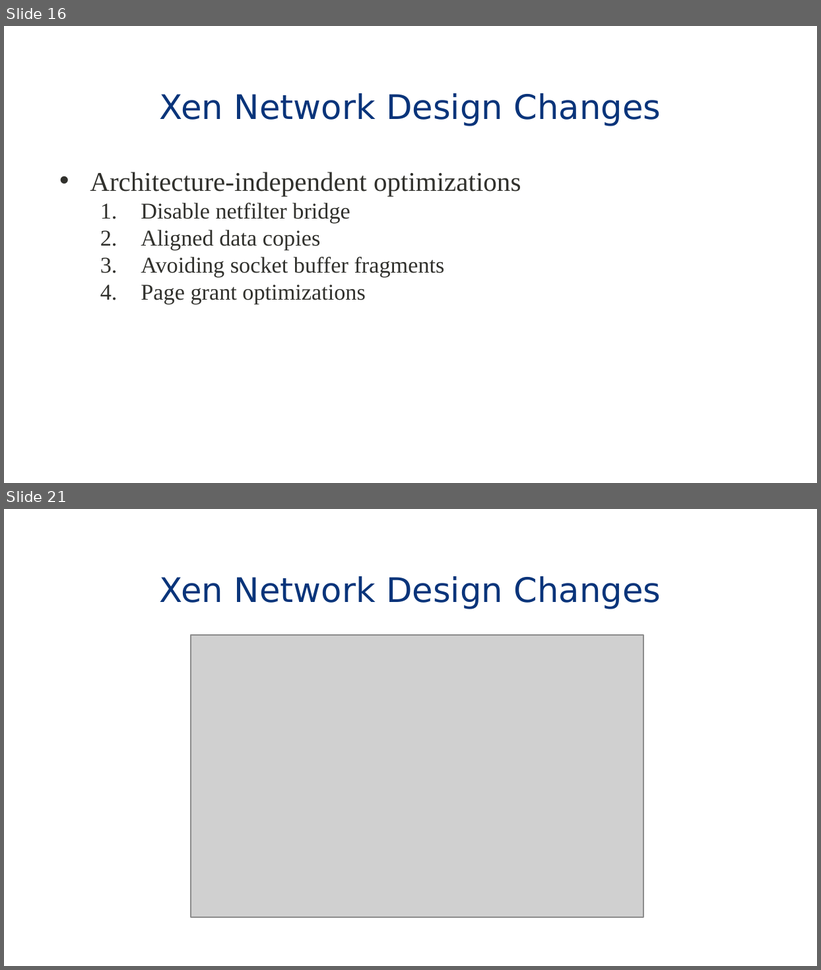
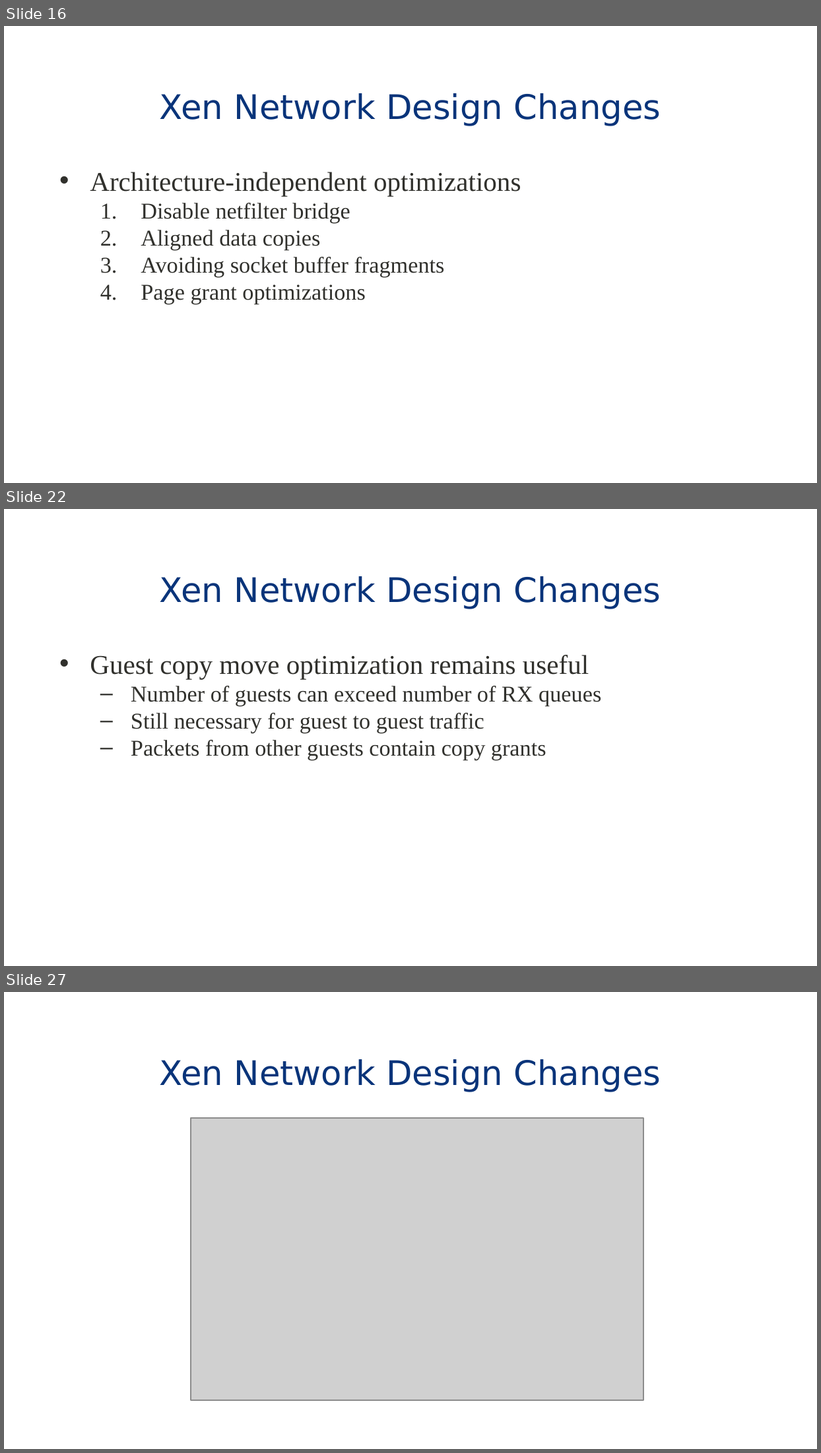
Before and after one commit to eddie-c-davis/cs-advos, a slide deck: presentations/Bridging.pptx. Shown one above the other, each under a label of ours: slides 16 and 21 before the commit, slides 16, 22 and 27 after it; the slides between them are not shown. The pictures are 821x970 and 821x1453 pixels, drawn with LibreOffice and Linux fonts; fonts in the diff are those of the drawing; grey boxes stand for pictures; background and template pictures are left out. Boxes give left, top, right and bottom in pixels: in the first picture for what was removed or moved away, otherwise in the second. Text is boxed around its words. In the diff, an @@ line names an element or a change of style, - is before the commit and + after.

```diff
--- a/presentations/Bridging.pptx
+++ b/presentations/Bridging.pptx
@@ slide 22 added at (4,509,817,966), background #FFFFFF; not listed: 1 template element that a slide beside it also shows @@
@@ title added at (160,576,661,609), 30 pt, text #09347A @@
+Xen Network Design Changes
@@ text added at (90,655,601,760), 20 pt, text #30302C @@
+• Guest copy move optimization remains useful
+  – Number of guests can exceed number of RX queues
+  – Still necessary for guest to guest traffic
+  – Packets from other guests contain copy grants
@@ what was slide 21 is now slide 27 @@
```
Also in this commit, not shown: 7 slides changed, 9 other slides added.
